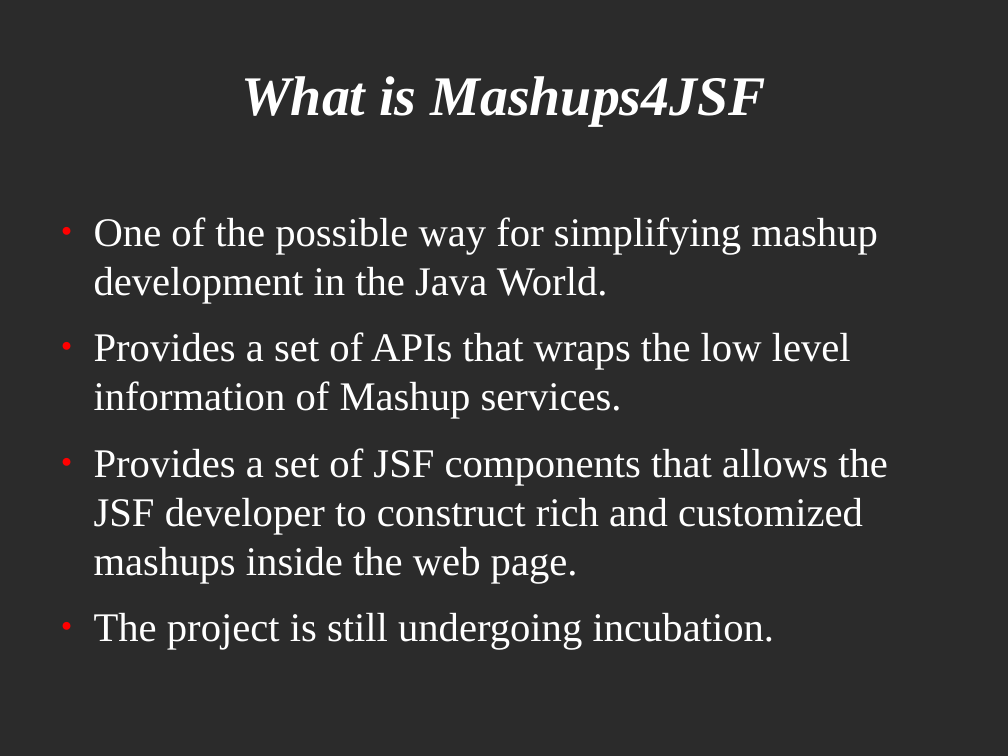
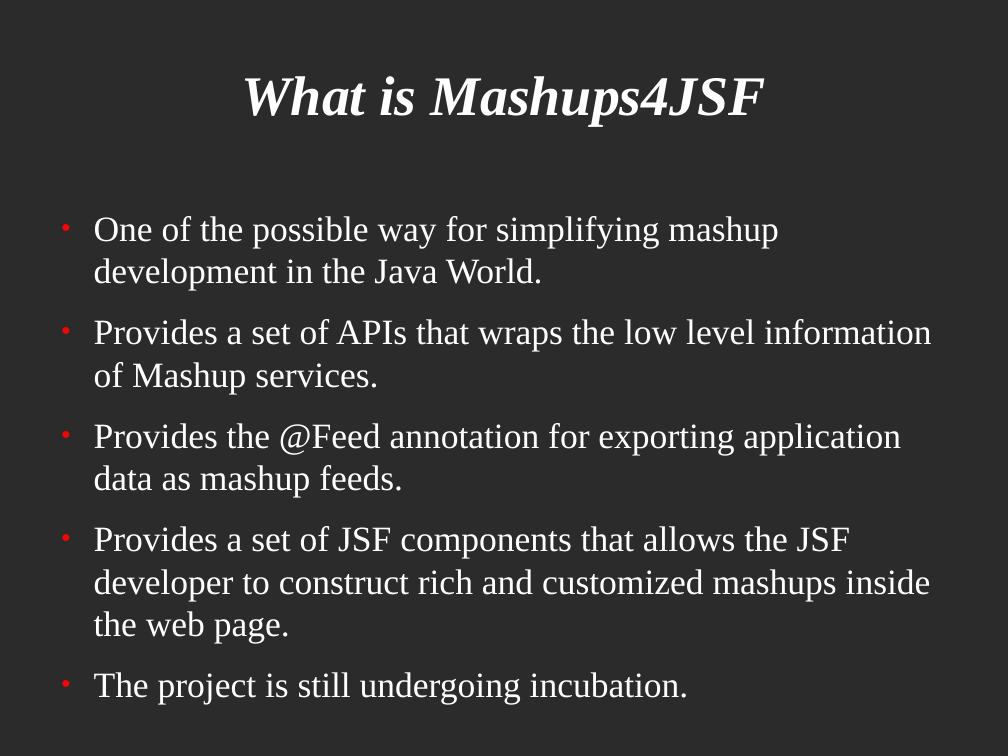
Before and after one commit to demo007/mashups4jsf, a slide deck: slide 10 of overview-architecture/JavaOne-2010/drafts/Mashups4JSF(Part2).odp. Drawn at 1008x756 pixels with LibreOffice and Linux fonts; fonts in the diff are those of the drawing; background and template pictures are left out; a plain dark background stands for a picture behind light text. Boxes give left, top, right and bottom in pixels: in the first picture for what was removed or moved away, otherwise in the second. Text is boxed around its words. In the diff, an @@ line names an element or a change of style, - is before the commit and + after.

```diff
--- a/overview-architecture/JavaOne-2010/drafts/Mashups4JSF(Part2).odp
+++ b/overview-architecture/JavaOne-2010/drafts/Mashups4JSF(Part2).odp
@@ text at (94, 216, 932, 704): size 32 to 28 pt in "One of the possible way for simplifying ...", "Provides a set of APIs that wraps ...", "Provides a set of JSF components that ...", "The project is still undergoing incubation." @@
@@ text at (94, 423, 901, 497): paragraph added @@
+● Provides the @Feed annotation for exporting application data as mashup feeds.
```
Also in this commit, not shown: 1 other file.
